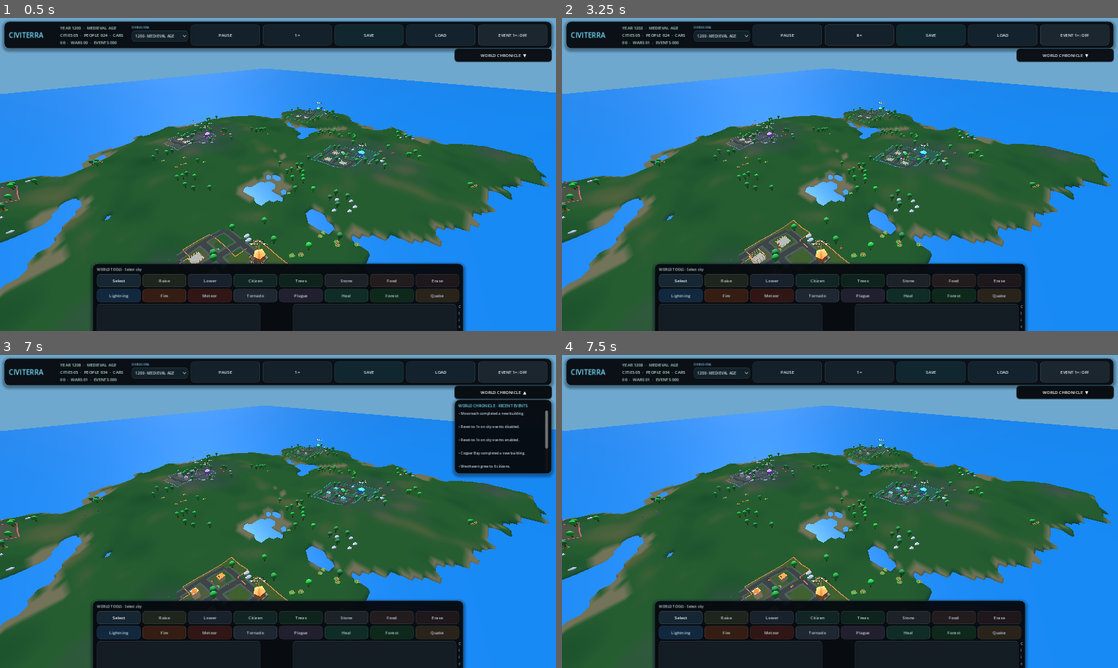
Above: before the commit, frames 1-4 (two rows, left to right).
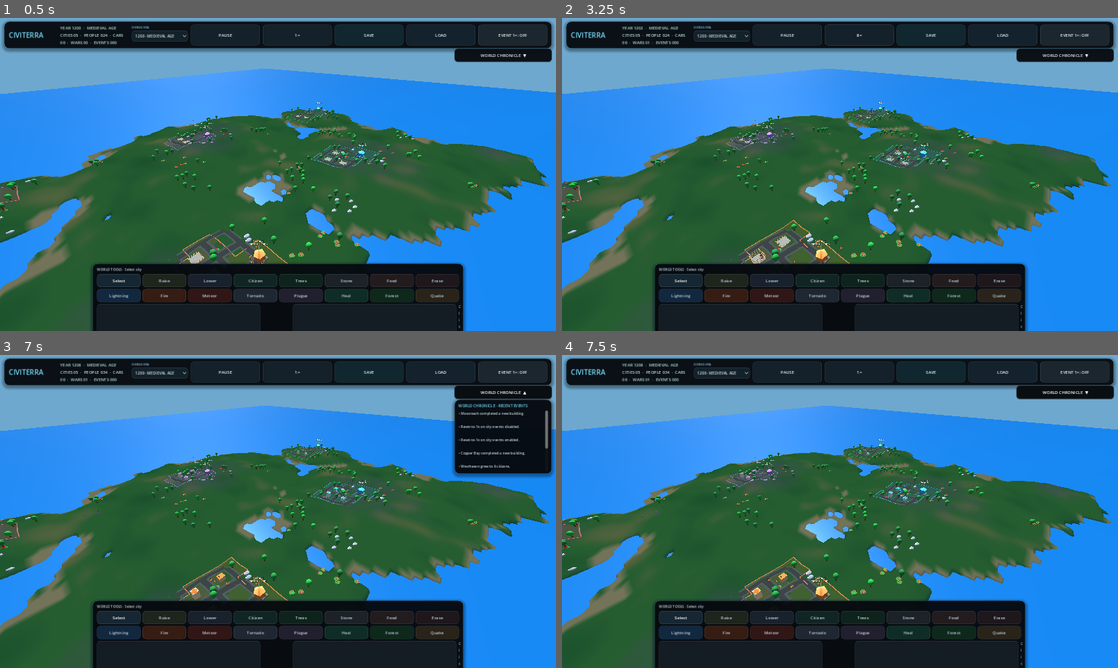
Above: after the commit, the same moments.

Repository: yoimdoingstuff/citysandbox
Game: Godot game, scene res://main.tscn
The game is run twice, just before and just after one commit, with the same random seed, the same clock (stepped at 60 frames per second) and the same inputs.
Inputs:
- Up to frame 1 (0.5 s): no input
- Up to frame 2 (3.25 s): click "1200 · MEDIEVAL AGE" at 0.5 s; click "1×" at 1.25 s; click "2×" at 2 s; click "4×" at 2.75 s
- Up to frame 3 (7 s): click "8×" at 3.5 s; click "16×" at 4.25 s; click "EVENT 1×: OFF" at 5 s; click "EVENT 1×: ON" at 5.75 s; click "WORLD CHRONICLE ▼" at 6.5 s
- Up to frame 4 (7.5 s): click "WORLD CHRONICLE ▲" at 7.25 s

Frame 1 is identical in both runs. In frame 2, less than 0.1% of the frame differs, in the area x 32-63%, y 30-79%; in frame 3, less than 0.1%, in the area x 32-63%, y 29-74%; in frame 4, less than 0.1%.

Commit message:
Reduce freeze spikes and detect building collapse impacts

Diff:
--- a/main.gd
+++ b/main.gd
@@ -133,6 +133,8 @@
 var chronicle_expanded: bool = false
 var traffic_light_records: Array = []
 var traffic_light_timer: float = 0.0
+var detail_refresh_cooldown: float = 0.0
+var people_lod_refresh_cooldown: float = 0.0
 var traffic_light_phase: int = 0
 var traffic_lights_enabled: bool = false
 var stuck_recovery_timer: float = 0.0
@@ -227,6 +229,8 @@
 
 
 func _process(delta: float) -> void:
+	detail_refresh_cooldown = maxf(0.0, detail_refresh_cooldown - delta)
+	people_lod_refresh_cooldown = maxf(0.0, people_lod_refresh_cooldown - delta)
 	_update_traffic_lights(delta)
 	if not paused:
 		stuck_recovery_timer += delta
@@ -1960,6 +1964,7 @@
 		Vector3(half + 0.45, 0.0, half + 0.35)
 	]
 	var assigned_workers: int = 0
+	var assigned_worker_indices: Array[int] = []
 	for person_index in range(people.size()):
 		if assigned_workers >= worker_targets.size():
 			break
@@ -1979,6 +1984,7 @@
 		person["walk_timer"] = 999.0
 		person["indoor_house"] = null
 		people[person_index] = person
+		assigned_worker_indices.append(person_index)
 		assigned_workers += 1
 	construction_sites.append({
 		"id": site_id, "node": house, "city_id": city_id,
@@ -1986,7 +1992,7 @@
 		"progress": clampf(progress, 0.0, 0.99),
 		"duration": randf_range(6.0, 10.0) if refurbishment else randf_range(10.0, 18.0),
 		"refurbishment": refurbishment, "scaffold": scaffold, "phase": randf() * TAU,
-		"worker_count": assigned_workers, "pad_size": pad_size
+		"worker_count": assigned_workers, "worker_indices": assigned_worker_indices, "pad_size": pad_size
 	})
 
 
@@ -2003,7 +2009,11 @@
 		if site.get("node") != house:
 			continue
 		var site_id: int = int(site.get("id", -1))
-		for person_index in range(people.size()):
+		var worker_indices: Array = site.get("worker_indices", [])
+		for raw_person_index in worker_indices:
+			var person_index: int = int(raw_person_index)
+			if person_index < 0 or person_index >= people.size():
+				continue
 			var person: Dictionary = people[person_index]
 			if int(person.get("construction_site_id", -1)) != site_id:
 				continue
@@ -2030,7 +2040,11 @@
 		var scaffold: Node3D = site.get("scaffold") as Node3D
 		if is_instance_valid(scaffold):
 			scaffold.scale.y = 0.32 + progress * 0.68
-		for person_index in range(people.size()):
+		var worker_indices: Array = site.get("worker_indices", [])
+		for raw_person_index in worker_indices:
+			var person_index: int = int(raw_person_index)
+			if person_index < 0 or person_index >= people.size():
+				continue
 			var person: Dictionary = people[person_index]
 			if int(person.get("construction_site_id", -1)) != int(site["id"]):
 				continue
@@ -2058,7 +2072,10 @@
 			for child in house.get_children():
 				child.free()
 			house.set_meta("is_construction_site", false)
-			for person_index in range(people.size()):
+			for raw_person_index in worker_indices:
+				var person_index: int = int(raw_person_index)
+				if person_index < 0 or person_index >= people.size():
+					continue
 				var person: Dictionary = people[person_index]
 				if int(person.get("construction_site_id", -1)) != site_id:
 					continue
@@ -2824,7 +2841,6 @@
 				position = _surface_position(position.x, position.z)
 				person["pos"] = position
 				person["target"] = position
-				last_detail_signature = ""
 				person["activity"] = "wandering"
 				person["activity_timer"] = 0.0
 				person["indoor_house"] = null
@@ -2923,7 +2939,6 @@
 				person["cleanup_rubble_id"] = -1
 				person["activity_timer"] = 0.0
 				person["walk_timer"] = 0.0
-				last_detail_signature = ""
 				people[i] = person
 				continue
 			var cleanup_position: Vector3 = cleanup_node.global_position
@@ -2968,7 +2983,6 @@
 				person["walk_timer"] = 0.0
 			elif distance_to_target <= 0.9:
 				person["activity"] = "indoors"
-				last_detail_signature = ""
 				person["activity_timer"] = randf_range(8.0, 28.0)
 				position = target
 				person["pos"] = position
@@ -4579,6 +4593,8 @@
 	damage_tween.tween_interval(contact_delay)
 	damage_tween.tween_callback(_kill_people_in_fall_corridor.bind(impact_position, fall_direction, fall_reach, fall_half_width, house))
 	damage_tween.tween_callback(_destroy_cars_in_fall_corridor.bind(impact_position, fall_direction, fall_reach, fall_half_width + 0.8))
+	if allow_chain and chain_depth < 3:
+		damage_tween.tween_callback(_resolve_falling_building_collisions.bind(city_id, house, impact_position, fall_direction, building_height, fall_reach, fall_half_width, chain_depth, impact_strength))
 	_spawn_building_collapse_smoke(impact_position + Vector3(0.0, minf(building_height * 0.3, 7.0), 0.0), building_height, tall_building)
 	if tall_building or randf() < 0.24:
 		var road_impact_position: Vector3 = impact_position + Vector3(fall_direction.x * fall_reach, 0.0, fall_direction.y * fall_reach)
@@ -4590,34 +4606,79 @@
 	cities[city_id] = city
 	last_detail_signature = ""
 
-	# A neighbour is not flagged to collapse immediately. A visible debris chunk
-	# flies into it first, and only that timed impact can start its own fall.
-	if allow_chain and chain_depth < 3 and (tall_building or randf() < 0.12):
-		var chain_radius: float = minf(21.0, maxf(7.8, building_height * 0.62 + 2.0))
-		var target_house: Node3D = null
-		var target_score: float = INF
-		for other in houses:
-			if not is_instance_valid(other) or bool(other.get_meta("is_collapsing", false)):
-				continue
-			var offset := Vector2(other.position.x - local_position.x, other.position.z - local_position.z)
-			var distance_squared: float = offset.length_squared()
-			if distance_squared < 0.1 or distance_squared > chain_radius * chain_radius:
-				continue
-			if offset.normalized().dot(fall_direction) < 0.15:
-				continue
-			var score: float = sqrt(distance_squared) + randf_range(0.0, 1.2)
-			if score < target_score:
-				target_score = score
-				target_house = other
-		if is_instance_valid(target_house) and randf() < (0.68 if tall_building else 0.20):
-			var distance_to_target: float = Vector2(target_house.position.x - local_position.x, target_house.position.z - local_position.z).length()
-			var transferred_energy: float = clampf(0.88 - distance_to_target / maxf(1.0, chain_radius) * 0.46, 0.30, 0.86)
-			_throw_debris_at_building(city_id, impact_position, target_house, city["color"], chain_depth + 1, transferred_energy, building_height)
 
 	if rebuild_roads and city_id < cities.size():
 		_rebuild_city_roads(city_id)
 		_schedule_city_territory_refresh()
 	return true
+
+
+func _resolve_falling_building_collisions(source_city_id: int, source_house: Node3D, source_position: Vector3, fall_direction: Vector2, source_height: float, original_fall_reach: float, source_half_width: float, chain_depth: int, impact_strength: float) -> void:
+	if chain_depth >= 3 or not is_instance_valid(source_house):
+		return
+	if source_city_id < 0 or source_city_id >= cities.size():
+		return
+	var direction: Vector2 = fall_direction.normalized()
+	if direction.length_squared() < 0.01:
+		return
+	var source_width: float = maxf(1.0, float(source_house.get_meta("building_width", 3.0)) * source_house.scale.x)
+	var collision_reach: float = maxf(original_fall_reach, clampf(source_height * 0.78, 2.5, 18.0))
+	var candidates: Array[Dictionary] = []
+	for target_city_id in range(cities.size()):
+		var target_city: Dictionary = cities[target_city_id]
+		if bool(target_city.get("ruined", false)):
+			continue
+		for target_house in target_city["houses"]:
+			if not is_instance_valid(target_house) or target_house == source_house or bool(target_house.get_meta("is_collapsing", false)):
+				continue
+			var target_position: Vector3 = target_house.global_position
+			var offset := Vector2(target_position.x - source_position.x, target_position.z - source_position.z)
+			var forward: float = offset.dot(direction)
+			if forward <= 0.55:
+				continue
+			var target_width: float = maxf(float(target_house.get_meta("building_width", 2.8)), float(target_house.get_meta("building_depth", 2.6))) * maxf(target_house.scale.x, target_house.scale.z)
+			var target_radius: float = maxf(0.8, target_width * 0.48)
+			var max_forward: float = minf(collision_reach + target_radius, source_height * 0.96 + target_radius)
+			if forward > max_forward:
+				continue
+			var lateral: float = absf(offset.x * direction.y - offset.y * direction.x)
+			var lateral_limit: float = source_width * 0.46 + target_radius + 0.35
+			if lateral > lateral_limit:
+				continue
+			var target_height: float = float(target_house.get_meta("building_height", 2.5)) * target_house.scale.y
+			if target_height > source_height * 1.35:
+				continue
+			var score: float = forward + lateral * 1.8 - minf(target_height, source_height) * 0.025
+			candidates.append({
+				"city_id": target_city_id,
+				"house": target_house,
+				"score": score,
+				"distance": offset.length(),
+				"position": target_position
+			})
+	candidates.sort_custom(_fall_collision_candidate_nearer)
+	var max_hits: int = 2 if source_height >= 6.0 else 1
+	var hit_count: int = 0
+	var source_color: Color = cities[source_city_id]["color"]
+	for candidate in candidates:
+		if hit_count >= max_hits:
+			break
+		var target_house: Node3D = candidate["house"] as Node3D
+		var target_city_id: int = int(candidate["city_id"])
+		if not is_instance_valid(target_house) or target_city_id < 0 or target_city_id >= cities.size():
+			continue
+		if bool(target_house.get_meta("is_collapsing", false)) or not (cities[target_city_id]["houses"] as Array).has(target_house):
+			continue
+		var distance: float = float(candidate["distance"])
+		var transferred_energy: float = clampf(impact_strength * (0.95 - distance / maxf(1.0, collision_reach) * 0.38), 0.22, 0.88)
+		_log("COLLISION: A falling building in %s struck a structure in %s." % [cities[source_city_id]["name"], cities[target_city_id]["name"]])
+		_spawn_building_collapse_smoke(target_house.global_position + Vector3(0.0, 0.8, 0.0), float(target_house.get_meta("building_height", 2.0)), false, true)
+		_throw_debris_at_building(target_city_id, source_position, target_house, source_color, chain_depth + 1, transferred_energy, source_height)
+		hit_count += 1
+
+
+func _fall_collision_candidate_nearer(a: Dictionary, b: Dictionary) -> bool:
+	return float(a["score"]) < float(b["score"])
 
 
 func _recover_citizens_from_collapsing_house(house: Node3D) -> void:
@@ -5985,6 +6046,7 @@
 		return
 	var viewport_size: Vector2 = get_viewport().get_visible_rect().size
 	var focal_pixels: float = viewport_size.y * 0.5 / maxf(0.1, tan(deg_to_rad(camera.fov * 0.5)))
+	const CELL_SIZE: float = 64.0
 	var candidates: Array[Dictionary] = []
 	for city in cities:
 		if bool(city.get("ruined", false)):
@@ -6007,14 +6069,18 @@
 			var bounds := Rect2(Vector2(center_screen.x - projected_width * 0.5, minf(top_screen.y, bottom_screen.y)), Vector2(projected_width, projected_height))
 			candidates.append({"node": house, "distance": depth, "height": height, "center": center_screen, "bounds": bounds})
 	candidates.sort_custom(_building_candidate_nearer)
-	var occluders: Array[Dictionary] = []
+	# Check only occluders in the screen-space cells overlapping each candidate's
+	# centre. This avoids a quadratic scan through every high-rise in the city.
+	var occluder_cells: Dictionary = {}
 	for candidate in candidates:
 		var building: Node3D = candidate["node"]
 		var building_height: float = float(candidate["height"])
 		var depth: float = float(candidate["distance"])
 		var center: Vector2 = candidate["center"]
+		var cell := Vector2i(floori(center.x / CELL_SIZE), floori(center.y / CELL_SIZE))
+		var nearby_occluders: Array = occluder_cells.get(cell, [])
 		var occluded: bool = false
-		for occluder in occluders:
+		for occluder in nearby_occluders:
 			if float(occluder["distance"]) + 0.8 >= depth:
 				continue
 			if float(occluder["height"]) < building_height * 0.78:
@@ -6025,7 +6091,20 @@
 				break
 		building.visible = not occluded
 		if not occluded and building_height >= 6.0:
-			occluders.append({"distance": depth, "height": building_height, "bounds": candidate["bounds"]})
+			var record := {"distance": depth, "height": building_height, "bounds": candidate["bounds"]}
+			var bounds: Rect2 = candidate["bounds"]
+			var min_cell_x: int = floori(bounds.position.x / CELL_SIZE)
+			var max_cell_x: int = floori(bounds.end.x / CELL_SIZE)
+			var min_cell_y: int = floori(bounds.position.y / CELL_SIZE)
+			var max_cell_y: int = floori(bounds.end.y / CELL_SIZE)
+			# Projected bounds are clamped by the candidate margins/size, so this
+			# stays bounded even for very tall buildings near the camera.
+			for cell_y in range(min_cell_y, max_cell_y + 1):
+				for cell_x in range(min_cell_x, max_cell_x + 1):
+					var key := Vector2i(cell_x, cell_y)
+					var bucket: Array = occluder_cells.get(key, [])
+					bucket.append(record)
+					occluder_cells[key] = bucket
 
 
 func _update_world_detail_levels() -> void:
@@ -6056,12 +6135,21 @@
 		focus_cell_x, focus_cell_z, int(camera_yaw * 10.0), int(camera_pitch * 10.0),
 		int(camera_distance * 0.5), int(camera_target.y)
 	]
-	# Rebuild the low-cost citizen representation continuously whenever the
-	# normal detailed citizens are replaced by distance LOD.
-	_refresh_people_lod_proxy(not show_people)
+	# Citizen movement changes constantly. Refresh the distance proxy on a wall-clock
+	# cadence, but do not rerun the expensive whole-city occlusion pass for every
+	# citizen entering/leaving a building.
+	if show_people:
+		if is_instance_valid(people_lod_proxy):
+			people_lod_proxy.visible = false
+	elif people_lod_refresh_cooldown <= 0.0:
+		_refresh_people_lod_proxy(true)
+		people_lod_refresh_cooldown = 0.75
 	if detail_signature == last_detail_signature:
 		return
+	if detail_refresh_cooldown > 0.0:
+		return
 	last_detail_signature = detail_signature
+	detail_refresh_cooldown = 0.45
 	for city in cities:
 		var ruined: bool = bool(city.get("ruined", false))
 		for visual_key in ["plinth", "body", "roof", "flag_pole", "flag"]:
